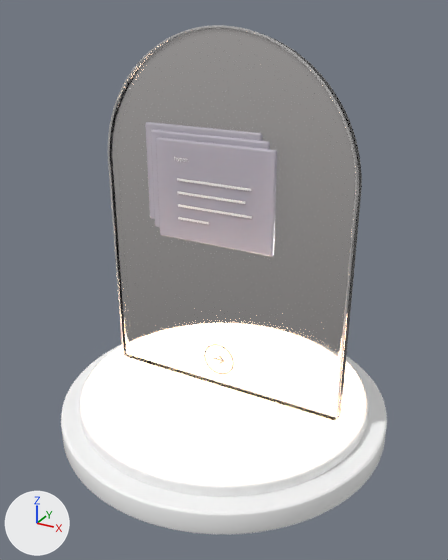
Before and after pictures for a commit that changed the glTF model web/studio/public/assets/hyper-atrium/crystal-accounts-payable.glb.
Camera for both pictures: a 50 mm camera at (2.85, -5.18, 4.34) aimed at (0.07, -0.12, 1.81). Arrows for +X, +Y and +Z are at lower left; the lights stay in place. The first picture is the older version. Where no turn or scale is listed for an object, it has been applied to the vertices. Vertices at exactly the same position are counted once.

Names of what the first picture shows: 'Accounts payable | glass card 1.001', 'Accounts payable | glass card 2.001', 'Accounts payable | glass card 3.001', 'Crystal accounts-payable | concealed warm light seam', 'Crystal accounts-payable | front polished rim', 'Crystal accounts-payable | lower travertine plinth', 'Crystal accounts-payable | solid clear arched crystal', 'Crystal accounts-payable | upper porcelain plinth' and 5 more.
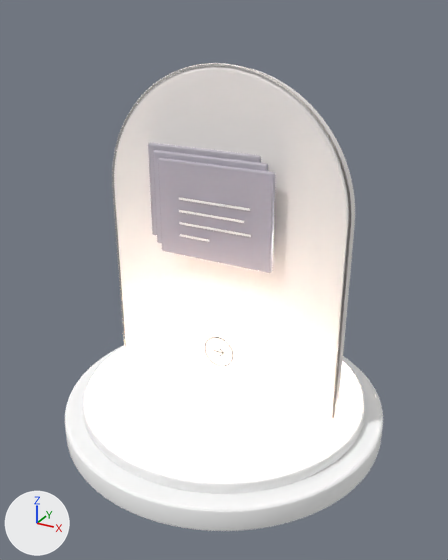
The change, as a list of edits to the scene's bpy script:
```text
Change mat_portals___optically_clear_rose_crystal:
    mat_portals___optically_clear_rose_crystal.roughness: 0.055 -> 1.0
    remove mat_portals___optically_clear_rose_crystal.transmission_weight = 1.0
Change me_cylinder_018:
    used by ob_crystal_accounts_payable___concealed_warm_light_seam; location = (0.0, 0.0, 0.47)
    remove me_cylinder_018.from_pydata(...)  # 1280 vertices, 2556 faces; spans x -1.55..1.55, y -1.55..1.55, z -0.01..0.01
    add me_cylinder_018.from_pydata(...)  # 1280 vertices, 2556 faces; spans x -1.51..1.51, y -1.51..1.51, z -0.01..0.01
    me_cylinder_018 part 1: the whole mesh is scaled about its middle by (0.975, 0.975, 1)
Change me_crystal_accounts_payable___front_polished_rim_path:
    used by ob_crystal_accounts_payable___front_polished_rim; location = (0.0, 0.0, 0.0)
    remove me_crystal_accounts_payable___front_polished_rim_path.from_pydata(...)  # 990 vertices, 1960 faces; spans x -1.35..1.35, y -0.08..-0.06, z 0.5..4.2
    add me_crystal_accounts_payable___front_polished_rim_path.from_pydata(...)  # 990 vertices, 1960 faces; spans x -1.32..1.32, y -0.08..-0.06, z 0.5..3.89
    me_crystal_accounts_payable___front_polished_rim_path part 2: 990 of 990 vertices moved; they spanned x -1.35..1.35, y -0.08..-0.06, z 0.5..4.2 and now span x -1.32..1.32, y -0.08..-0.06, z 0.5..3.89; mean shift (0.0, 0.0, -0.29)
Change me_cylinder_016:
    used by ob_crystal_accounts_payable___lower_travertine_plinth; location = (0.0, 0.0, 0.2)
    remove me_cylinder_016.from_pydata(...)  # 1280 vertices, 2556 faces; spans x -1.79..1.79, y -1.79..1.79, z -0.13..0.13
    add me_cylinder_016.from_pydata(...)  # 1280 vertices, 2556 faces; spans x -1.75..1.75, y -1.75..1.75, z -0.13..0.13
    me_cylinder_016 part 3: the whole mesh is scaled about its middle by (0.978, 0.978, 1)
Change me_crystal_accounts_payable___solid_clear_arched_crystal_geometry:
    used by ob_crystal_accounts_payable___solid_clear_arched_crystal; location = (0.0, 0.0, 0.0)
    remove me_crystal_accounts_payable___solid_clear_arched_crystal_geometry.from_pydata(...)  # 888 vertices, 1772 faces; spans x -1.35..1.35, y -0.08..0.08, z 0.48..4.18
    add me_crystal_accounts_payable___solid_clear_arched_crystal_geometry.from_pydata(...)  # 888 vertices, 1772 faces; spans x -1.32..1.32, y -0.08..0.08, z 0.48..3.87
    me_crystal_accounts_payable___solid_clear_arched_crystal_geometry part 4: 888 of 888 vertices moved; they spanned x -1.35..1.35, y -0.08..0.08, z 0.48..4.18 and now span x -1.32..1.32, y -0.08..0.08, z 0.48..3.87; mean shift (0.0, 0.0, -0.26)
Change me_cylinder_017:
    used by ob_crystal_accounts_payable___upper_porcelain_plinth; location = (0.0, 0.0, 0.38)
    remove me_cylinder_017.from_pydata(...)  # 1280 vertices, 2556 faces; spans x -1.59..1.59, y -1.59..1.59, z -0.06..0.06
    add me_cylinder_017.from_pydata(...)  # 1280 vertices, 2556 faces; spans x -1.55..1.55, y -1.55..1.55, z -0.06..0.06
    me_cylinder_017 part 5: the whole mesh is scaled about its middle by (0.975, 0.975, 1)
Change ob_accounts_payable___glass_card_1_001:
    ob_accounts_payable___glass_card_1_001.location: (0.0, -0.195, 2.7) -> (0.0, -0.193, 2.514)
    ob_accounts_payable___glass_card_1_001.scale: (1.0, 1.0, 1.0) -> (0.975, 0.975, 0.975)
```

Location of each change, (x1, y1, x2, y2) in pixels of the pictures (448 x 560 px):
'Crystal accounts-payable | solid clear arched crystal', surface changed, reshaped (10% shorter): before (110, 28, 362, 421); after (114, 66, 355, 420)
'Crystal accounts-payable | concealed warm light seam', rescaled: before (83, 346, 365, 482); after (87, 347, 361, 479)
'Crystal accounts-payable | lower travertine plinth', rescaled: before (61, 344, 387, 534); after (65, 345, 383, 531)
'Accounts payable | glass card 1.001', moved, rescaled: before (156, 137, 278, 256); after (158, 158, 275, 273)
'Crystal accounts-payable | upper porcelain plinth', rescaled: before (79, 353, 369, 497); after (83, 355, 365, 494)
'Crystal accounts-payable | front polished rim', reshaped (10% shorter): before (108, 25, 358, 422); after (112, 63, 351, 421)
